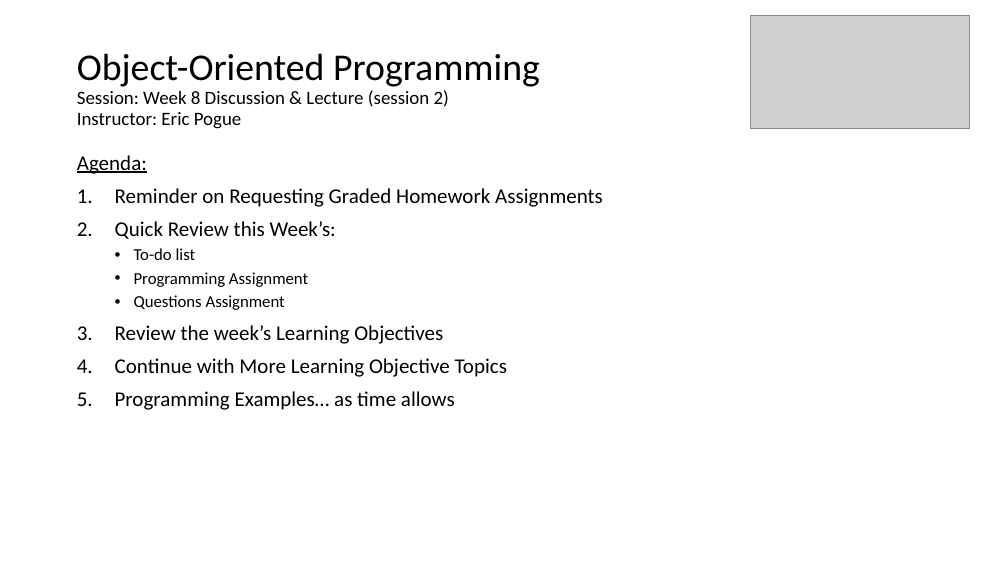
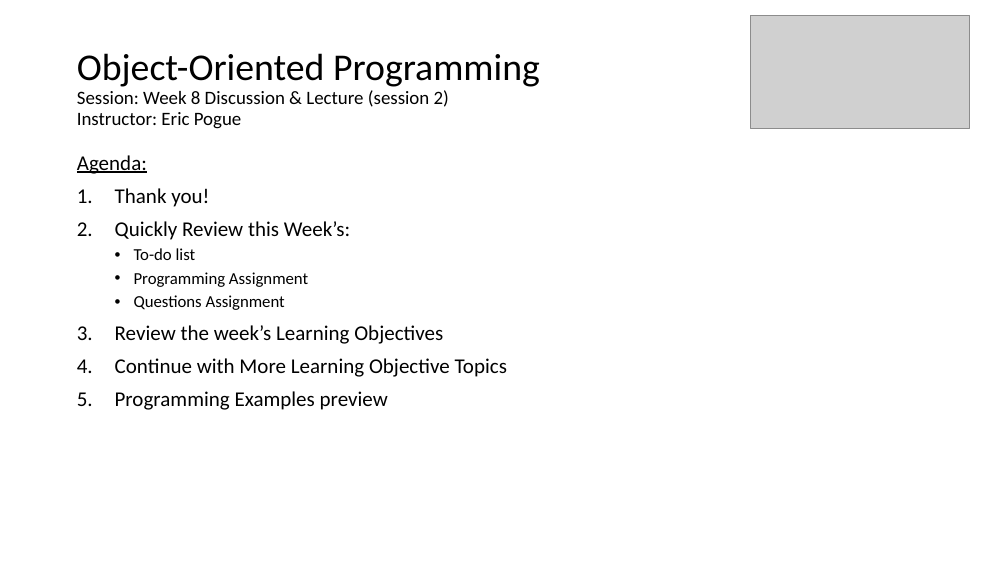
Before and after one commit to EricJPogue/www-epogue-info, a slide deck: slide 19 of CPSC-24500/Week08/2017SpringW08Slides.pptx. Drawn at 1008x567 pixels with LibreOffice and Linux fonts; fonts in the diff are those of the drawing; grey boxes stand for pictures. Boxes give left, top, right and bottom in pixels: in the first picture for what was removed or moved away, otherwise in the second. Text is boxed around its words. In the diff, an @@ line names an element or a change of style, - is before the commit and + after.

Commit message:
Update week 8 documents.

```diff
--- a/CPSC-24500/Week08/2017SpringW08Slides.pptx
+++ b/CPSC-24500/Week08/2017SpringW08Slides.pptx
@@ text at <box>115,188,350,240</box>: text changed @@
-1. Reminder on Requesting Graded Homework Assignments
-2. Quick Review this Week’s:
+1. Thank you!
+2. Quickly Review this Week’s:
@@ text at <box>115,391,388,410</box>: text changed @@
-5. Programming Examples… as time allows
+5. Programming Examples preview
```
Also in this commit, not shown: 1 other slide changed, 3 slides added, 6 other files.
